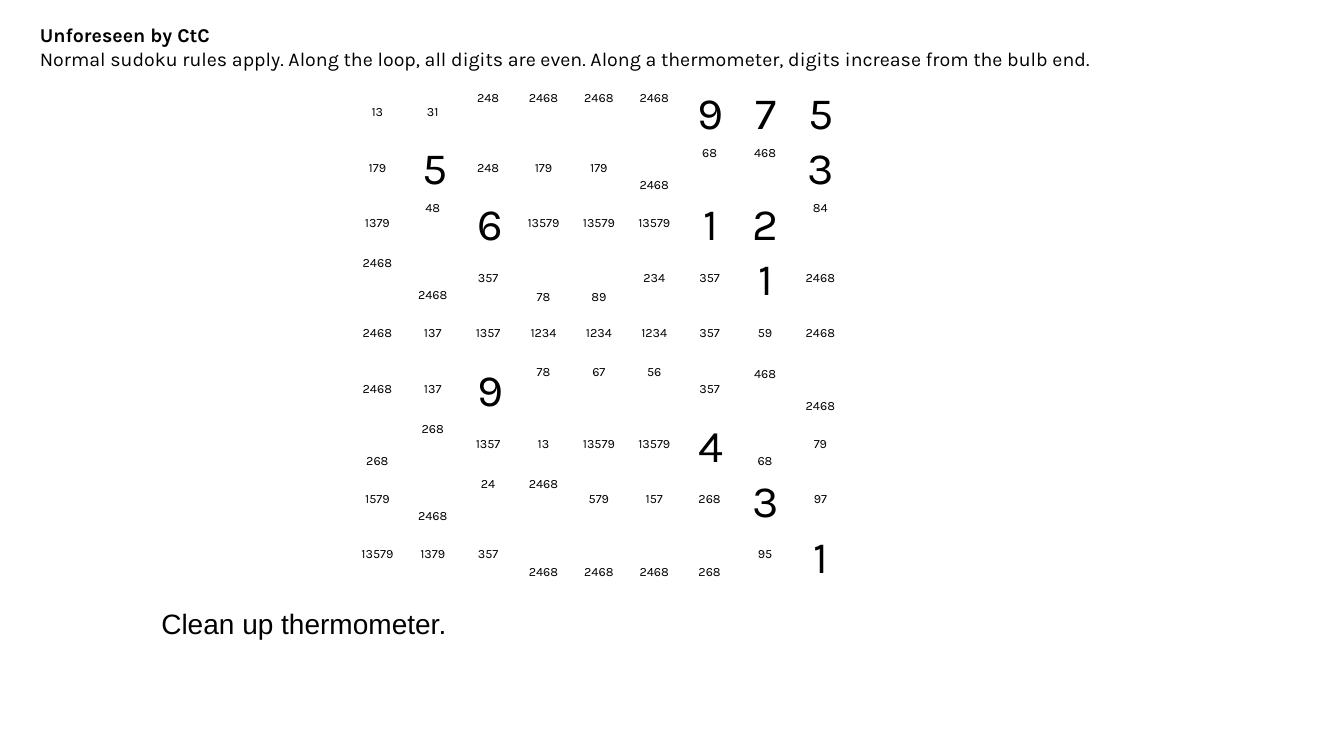
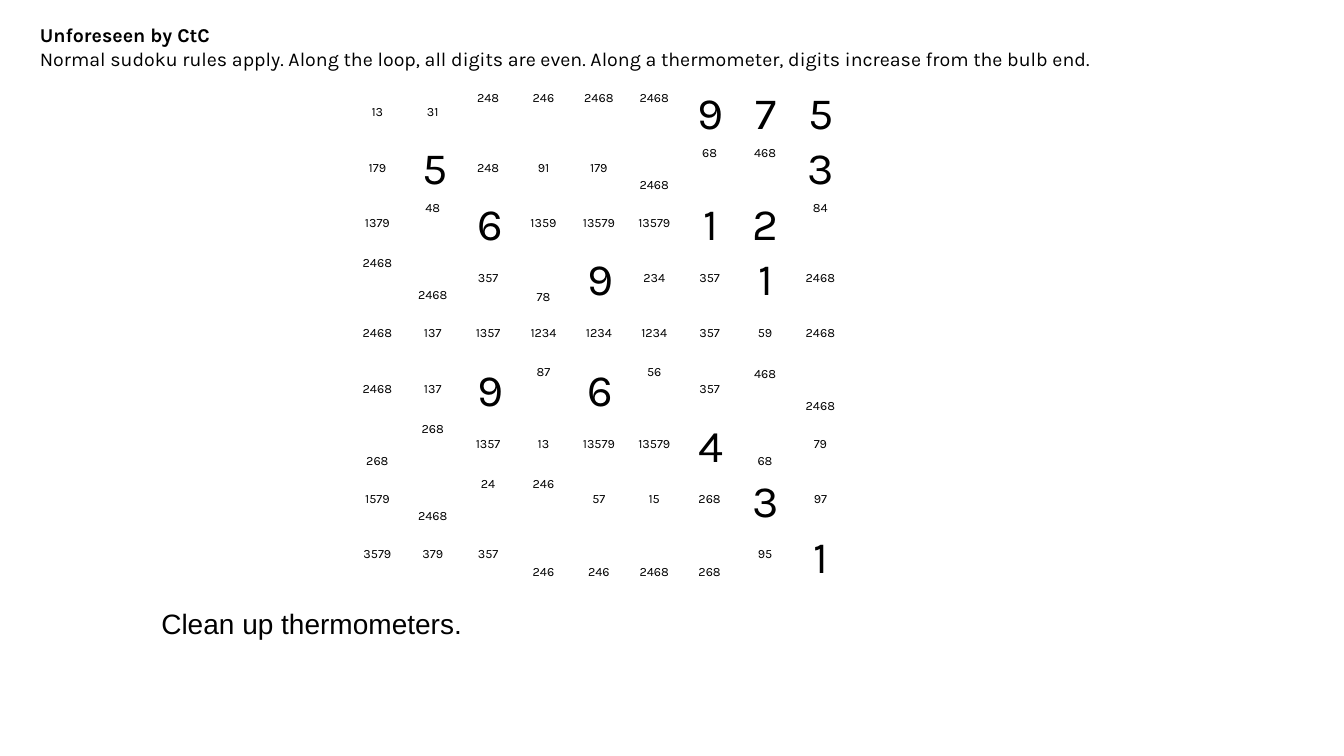
Before and after one commit to jhardis/WSJ_Number_Puzzles, a slide deck: slide 9 of 20261010_2.pptx. Drawn at 1344x756 pixels with LibreOffice and Linux fonts; fonts in the diff are those of the drawing; background and template pictures are left out. Boxes give left, top, right and bottom in pixels: in the first picture for what was removed or moved away, otherwise in the second. Text is boxed around its words. In the diff, an @@ line names an element or a change of style, - is before the commit and + after.

```diff
--- a/20261010_2.pptx
+++ b/20261010_2.pptx
@@ text at (533, 94, 555, 102): text changed @@
-2468
+246
@@ text at (538, 164, 549, 172): text changed @@
-179
+91
@@ text at (530, 219, 556, 227): text changed @@
-13579
+1359
@@ text added at (587, 266, 613, 296), 32 pt, text #000000 @@
+9
@@ text removed at (591, 293, 606, 301) @@
-89
@@ text at (537, 368, 551, 376): text changed @@
-78
+87
@@ text added at (588, 377, 614, 407), 32 pt, text #000000 @@
+6
@@ text removed at (592, 368, 605, 376) @@
-67
@@ text at (533, 480, 555, 488): text changed @@
-2468
+246
@@ text at (592, 495, 605, 503): text changed @@
-579
+57
@@ text at (649, 495, 660, 503): text changed @@
-157
+15
@@ text at (363, 550, 391, 558): text changed @@
-13579
+3579
@@ text at (422, 550, 443, 558): text changed @@
-1379
+379
@@ text at (533, 568, 555, 576): text changed @@
-2468
+246
@@ text at (588, 568, 610, 576): text changed @@
-2468
+246
@@ text at (161, 613, 462, 639): text changed @@
-Clean up thermometer.
+Clean up thermometers.
```
Also in this commit, not shown: 14 other slides changed, 5 slides added, 2 slides removed.
